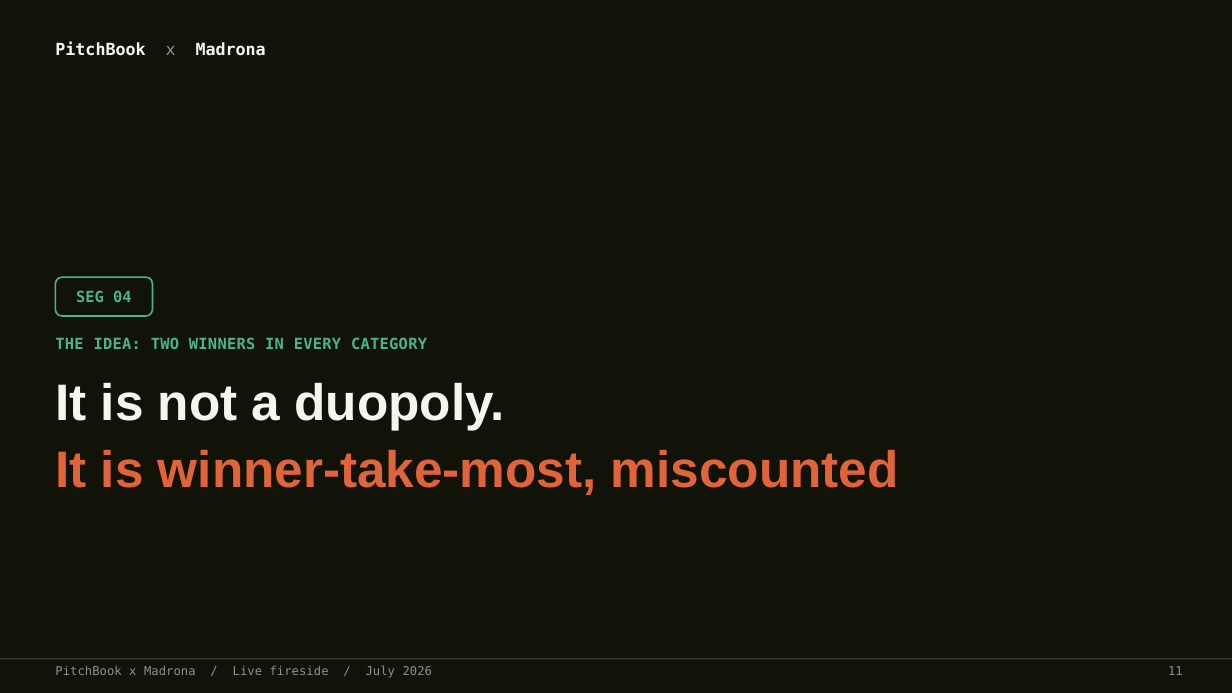
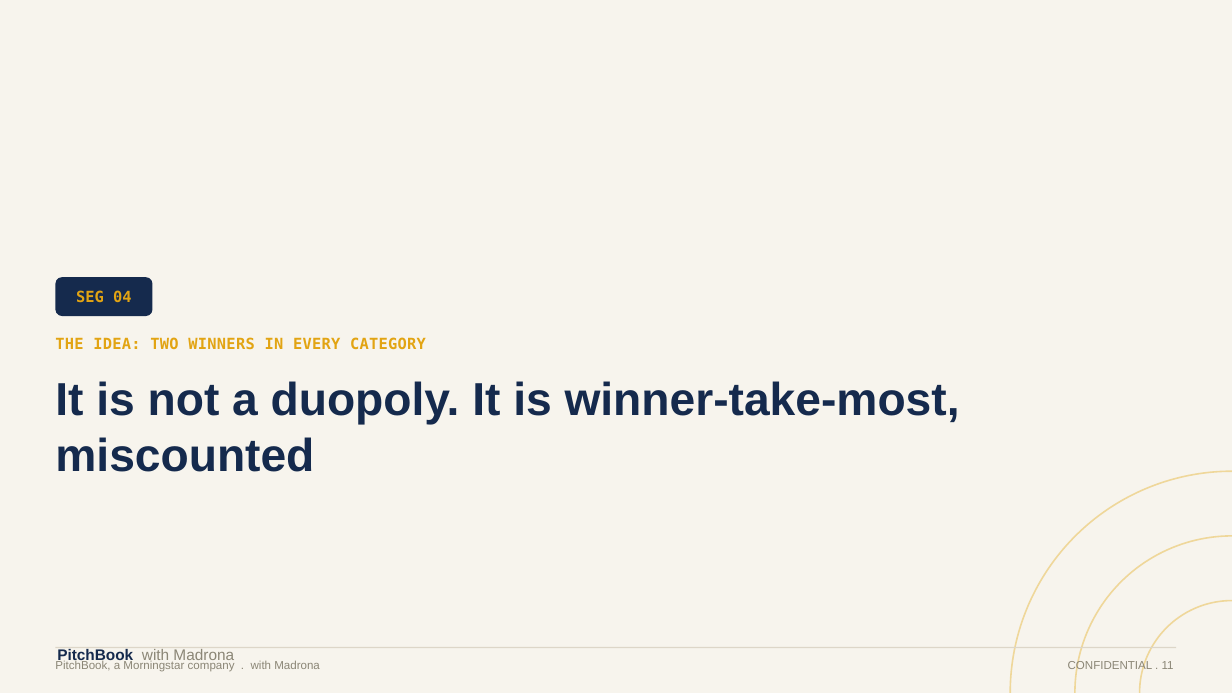
Before and after one commit to HRPB-SA/pitchbook-analyst-agent, a slide deck: slide 12 of output/Fireside_Durability_IPOs_Duopoly_Jul2026.pptx. Drawn at 1232x693 pixels with LibreOffice and Linux fonts; fonts in the diff are those of the drawing. Boxes give left, top, right and bottom in pixels: in the first picture for what was removed or moved away, otherwise in the second. Text is boxed around its words. In the diff, an @@ line names an element or a change of style, - is before the commit and + after.

```diff
--- a/output/Fireside_Durability_IPOs_Duopoly_Jul2026.pptx
+++ b/output/Fireside_Durability_IPOs_Duopoly_Jul2026.pptx
@@ rectangle at [0,0,1232,693]: fill #111309 to #F7F4ED @@
@@ text "SEG 04": place and size @@
-text "SEG 04" at [55,277,152,316]
+text "SEG 04" at [76,290,132,303]
@@ text "SEG 04" at [76,290,132,303]: text colour #4BB488 to #E2A413; more space between paragraphs; outline #4BB488 1.25 pt to none @@
@@ rounded rectangle added at [55,277,152,316], fill #152A4D @@
@@ text "THE IDEA: TWO WINNERS IN ..." at [55,337,426,350]: text colour #4BB488 to #E2A413 @@
@@ text at [55,381,960,472]: text changed; size 40 to 36 pt; text colour #E0643A to #152A4D @@
-It is not a duopoly.
-It is winner-take-most, miscounted
+It is not a duopoly. It is winner-take-most, miscounted
@@ ellipse added at [1010,471,1232,693], outline #EFD79A 1.25 pt @@
@@ ellipse added at [1075,536,1232,693], outline #EFD79A 1.25 pt @@
@@ ellipse added at [1140,601,1232,693], outline #EFD79A 1.25 pt @@
@@ rectangle: place and size @@
-rectangle at [0,658,1232,660]
+rectangle at [55,647,1177,648]
@@ rectangle at [55,647,1177,648]: fill #33342A to #DDD6C8 @@
@@ text at [57,649,234,663]: text changed; size 13 to 12 pt; font DejaVu Sans Mono to Arial; text colour #F6F6EE to #8B8676; bold off @@
-PitchBook x Madrona
+PitchBook with Madrona
@@ text at [55,660,320,672]: text changed; size 9.5 to 9 pt; font DejaVu Sans Mono to Arial; text colour #8F9084 to #8B8676 @@
-PitchBook x Madrona / Live fireside / July 2026
+PitchBook, a Morningstar company . with Madrona
@@ text at [1068,660,1174,672]: text changed; size 9.5 to 9 pt; font DejaVu Sans Mono to Arial; text colour #8F9084 to #8B8676 @@
-11
+CONFIDENTIAL . 11
```
Also in this commit, not shown: 16 other slides changed, 4 slides added, 1 other file.
